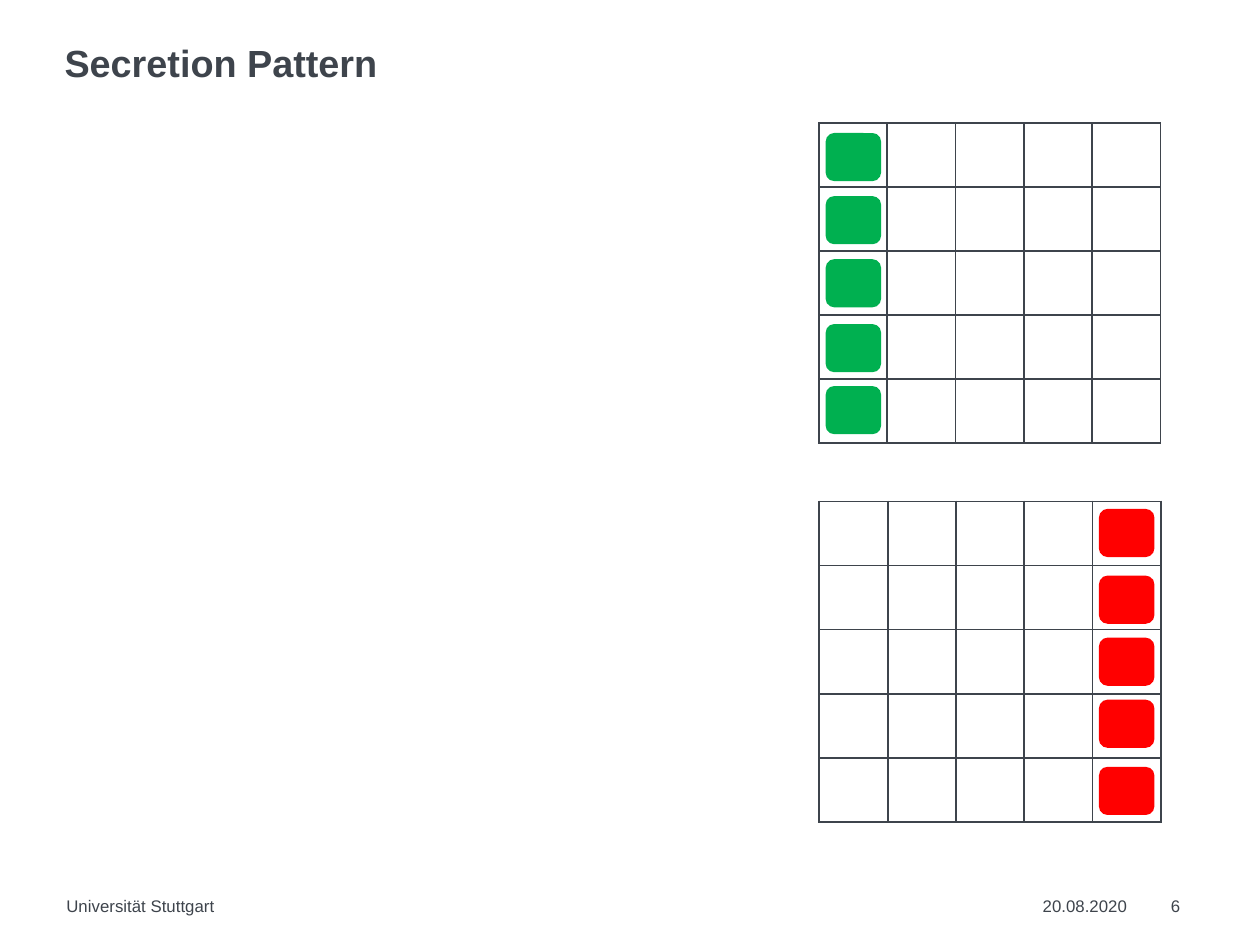
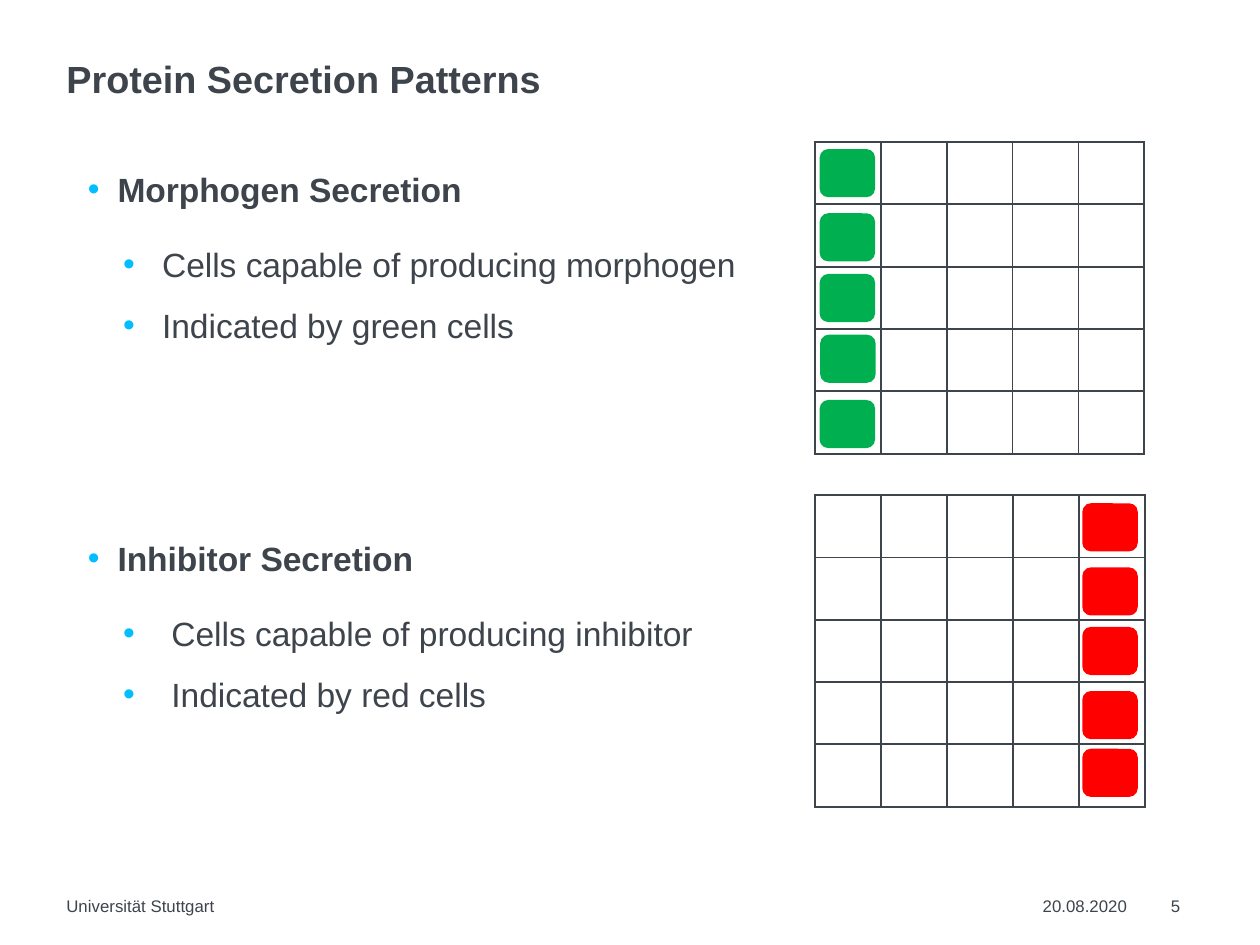
Before and after one commit to LoqmanSamani/grn-designer, a slide deck: slide 5 of mp_present.pptx (slide 6 before the commit). Drawn at 1260x945 pixels with LibreOffice and Linux fonts; fonts in the diff are those of the drawing. Boxes give left, top, right and bottom in pixels: in the first picture for what was removed or moved away, otherwise in the second. Text is boxed around its words. In the diff, an @@ line names an element or a change of style, - is before the commit and + after.

```diff
--- a/mp_present.pptx
+++ b/mp_present.pptx
@@ title at [66, 65, 541, 94]: text changed @@
-Secretion Pattern
+Protein Secretion Patterns
@@ table: place and size @@
-table at [820, 123, 1160, 443]
+table at [815, 142, 1148, 454]
@@ text added at [118, 177, 462, 572], 16 pt, text #3E444C, bold @@
+• Morphogen Secretion
+• Inhibitor Secretion
@@ rounded rectangle: place and size @@
-rounded rectangle at [827, 260, 880, 306]
+rounded rectangle at [821, 150, 874, 195]
@@ rounded rectangle: place and size @@
-rounded rectangle at [827, 197, 880, 242]
+rounded rectangle at [821, 215, 874, 260]
@@ text added at [162, 252, 736, 713], 16 pt, text #3E444C @@
+• Cells capable of producing morphogen
+• Indicated by green cells
+• Cells capable of producing inhibitor
+• Indicated by red cells
@@ rounded rectangle: place and size @@
-rounded rectangle at [827, 325, 880, 371]
+rounded rectangle at [821, 275, 874, 321]
@@ rounded rectangle: place and size @@
-rounded rectangle at [827, 135, 880, 180]
+rounded rectangle at [821, 336, 874, 381]
@@ rounded rectangle: place and size @@
-rounded rectangle at [827, 387, 880, 433]
+rounded rectangle at [821, 401, 874, 446]
@@ table: place and size @@
-table at [820, 502, 1160, 823]
+table at [815, 495, 1148, 806]
@@ rounded rectangle: place and size @@
-rounded rectangle at [1101, 576, 1154, 622]
+rounded rectangle at [1085, 505, 1137, 551]
@@ rounded rectangle: place and size @@
-rounded rectangle at [1101, 510, 1154, 555]
+rounded rectangle at [1085, 569, 1137, 614]
@@ rounded rectangle: place and size @@
-rounded rectangle at [1101, 700, 1154, 746]
+rounded rectangle at [1085, 628, 1137, 673]
@@ rounded rectangle: place and size @@
-rounded rectangle at [1101, 638, 1154, 684]
+rounded rectangle at [1085, 693, 1137, 738]
@@ rounded rectangle: place and size @@
-rounded rectangle at [1101, 768, 1154, 814]
+rounded rectangle at [1085, 750, 1137, 796]
@@ page number at [1171, 900, 1180, 912]: text changed @@
-6
+5
```
Also in this commit, not shown: 1 other slide changed, 4 slides added, 2 slides removed.
